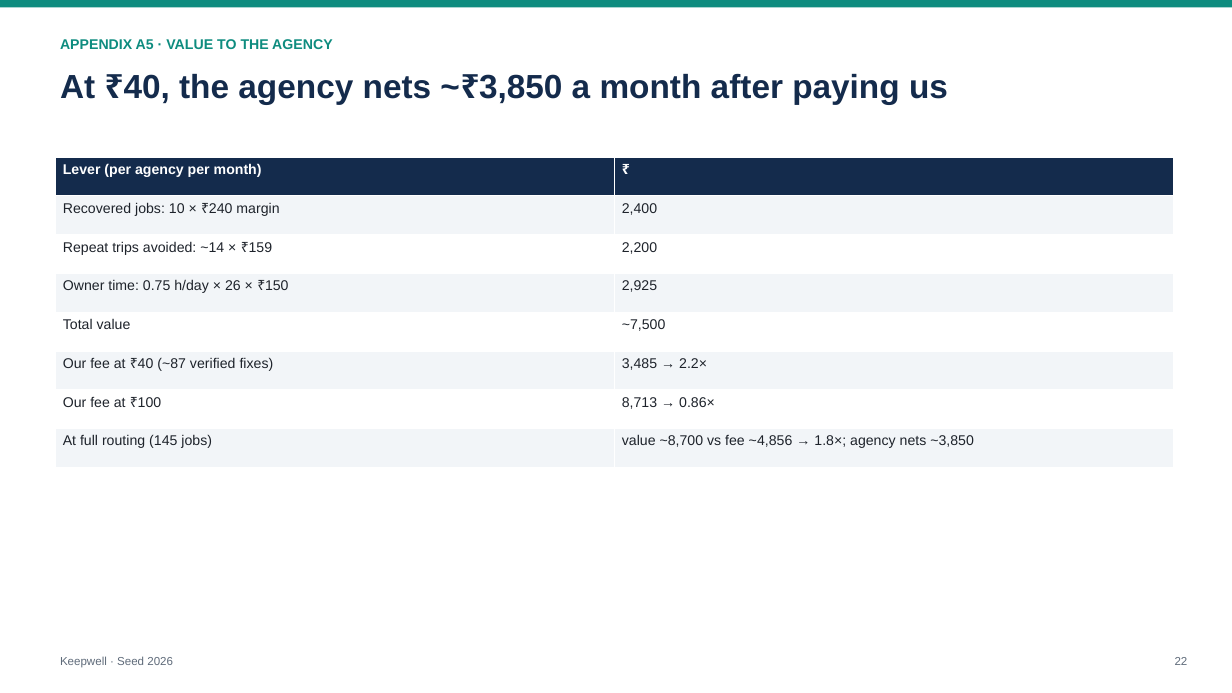
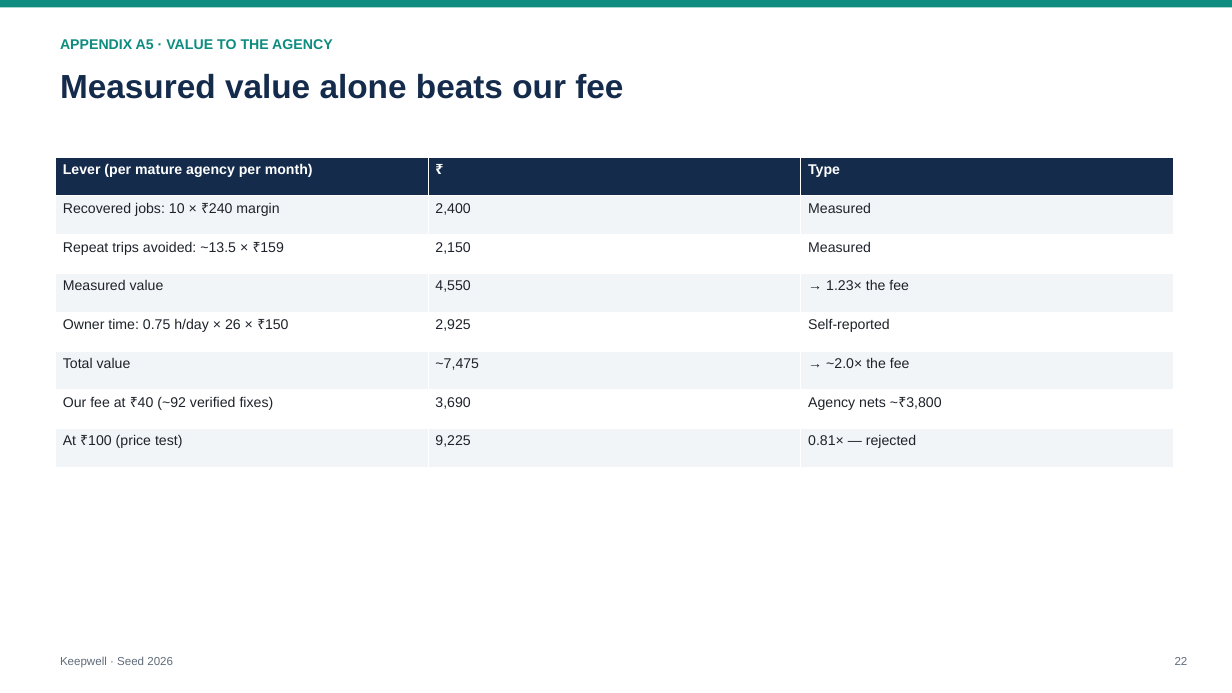
Before and after one commit to PrathyushaKalluri/keepwell, a slide deck: slide 22 of pitch/deck/Keepwell_Seed_Deck.pptx. Drawn at 1232x693 pixels with LibreOffice and Linux fonts; fonts in the diff are those of the drawing. Boxes give left, top, right and bottom in pixels: in the first picture for what was removed or moved away, otherwise in the second. Text is boxed around its words. In the diff, an @@ line names an element or a change of style, - is before the commit and + after.

```diff
--- a/pitch/deck/Keepwell_Seed_Deck.pptx
+++ b/pitch/deck/Keepwell_Seed_Deck.pptx
@@ text at [60, 73, 623, 99]: text changed @@
-At ₹40, the agency nets ~₹3,850 a month after paying us
+Measured value alone beats our fee
@@ table at [55, 157, 1173, 468] @@
-column 1: Lever (per agency per month) | Recovered jobs: 10 × ₹240 margin | Repeat trips avoided: ~14 × ₹159 | Owner time: 0.75 h/day × 26 × ₹150 | Total value | Our fee at ₹40 (~87 verified fixes) | Our fee at ₹100 | At full routing (145 jobs)
-column 2: ₹ | 2,400 | 2,200 | 2,925 | ~7,500 | 3,485 → 2.2× | 8,713 → 0.86× | value ~8,700 vs fee ~4,856 → 1.8×; agency nets ~3,850
+column 1: Lever (per mature agency per month) | Recovered jobs: 10 × ₹240 margin | Repeat trips avoided: ~13.5 × ₹159 | Measured value | Owner time: 0.75 h/day × 26 × ₹150 | Total value | Our fee at ₹40 (~92 verified fixes) | At ₹100 (price test)
+column 2: ₹ | 2,400 | 2,150 | 4,550 | 2,925 | ~7,475 | 3,690 | 9,225
+column 3: Type | Measured | Measured | → 1.23× the fee | Self-reported | → ~2.0× the fee | Agency nets ~₹3,800 | 0.81× — rejected
```
Also in this commit, not shown: 24 other slides changed, 25 other files.
